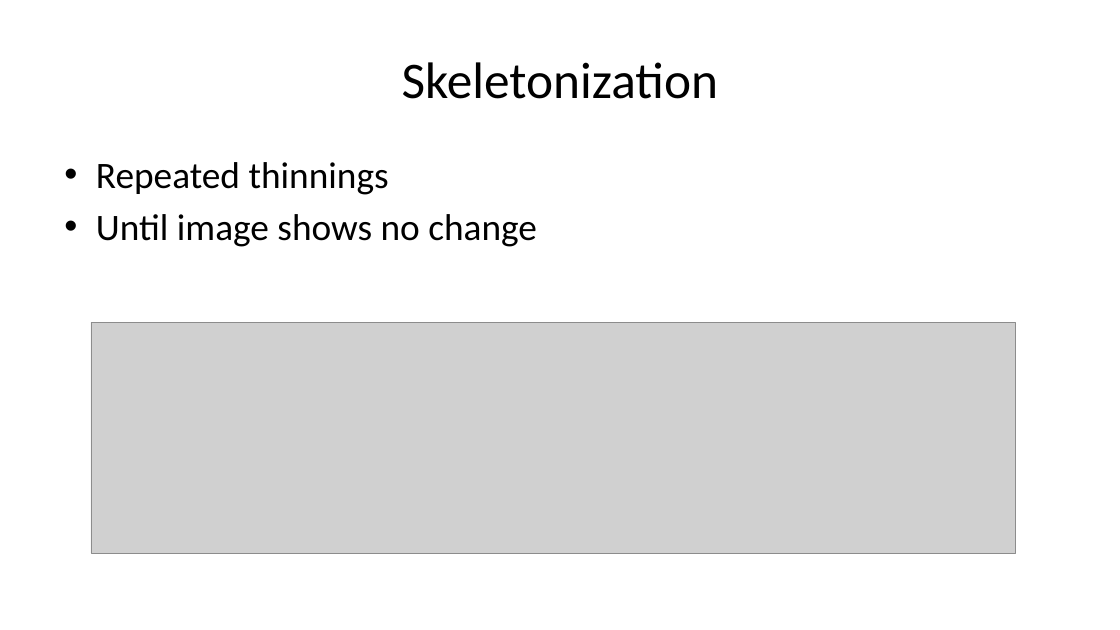
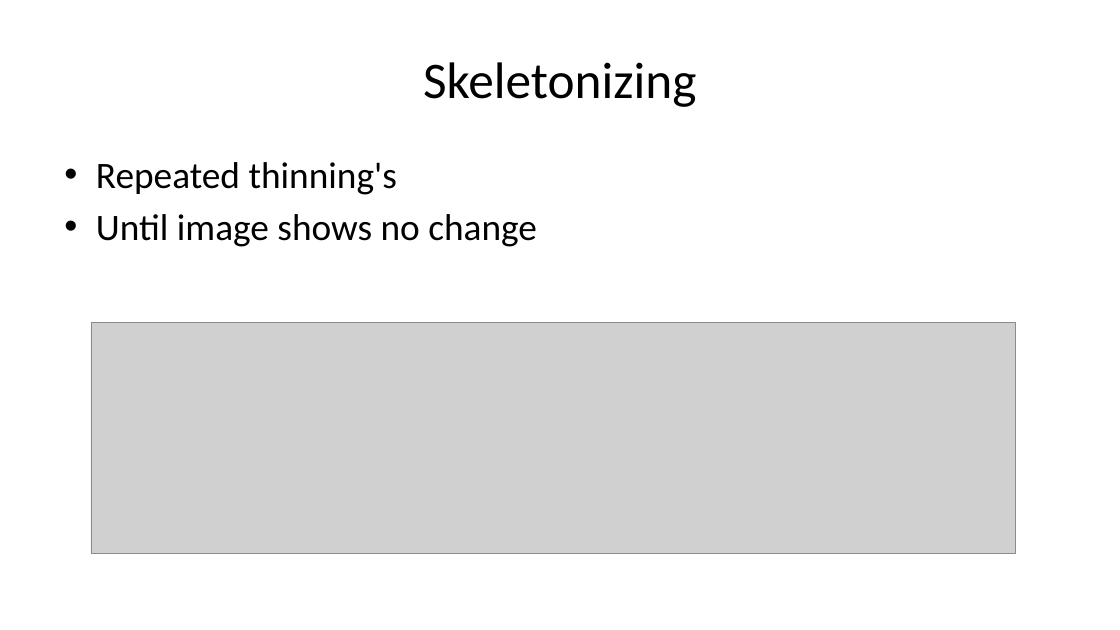
Before and after one commit to ChristianSieh/PointProcessing, a slide deck: slide 7 of Images/Presentation/Presentation1.pptx. Drawn at 1120x630 pixels with LibreOffice and Linux fonts; fonts in the diff are those of the drawing; grey boxes stand for pictures. Boxes give left, top, right and bottom in pixels: in the first picture for what was removed or moved away, otherwise in the second. Text is boxed around its words. In the diff, an @@ line names an element or a change of style, - is before the commit and + after.

```diff
--- a/Images/Presentation/Presentation1.pptx
+++ b/Images/Presentation/Presentation1.pptx
@@ title at [423, 62, 696, 107]: text changed @@
-Skeletonization
+Skeletonizing
@@ text at [96, 162, 397, 195]: text changed @@
-• Repeated thinnings
+• Repeated thinning's
```
Also in this commit, not shown: 2 other slides changed.
